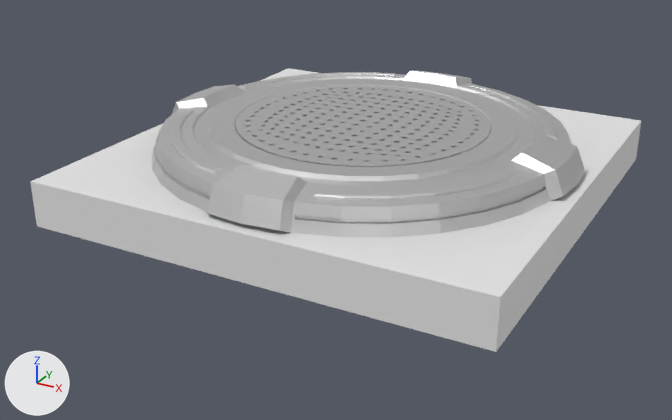
The Blender file Model/Base.blend: old version first, new version second.
Camera for both pictures: a camera (50 mm lens) standing at (8.91, -17.42, 8.07) and looking at (-0.27, -0.73, -0.27). The axes (+X, +Y, +Z) are drawn at lower left. The lights are the same throughout.

Names of what the first picture shows: 'Foundation', 'Stage'.
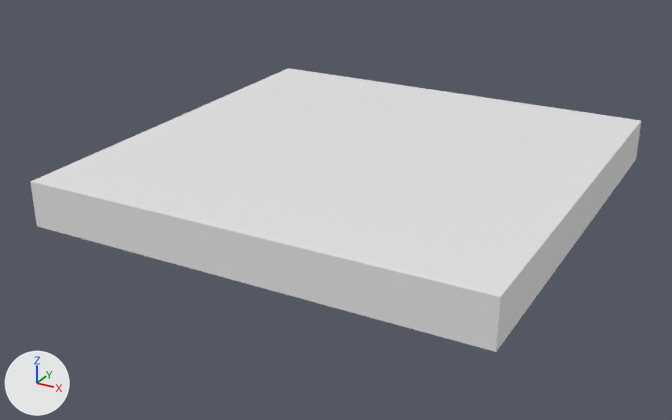
What the commit changed:
Object 'Foundation' (ob_foundation) is deleted.

Pixel boxes (x1, y1, x2, y2) of what changed, in the pictures (672 x 420 px):
'Foundation', deleted
    before: (152, 71, 585, 237)
